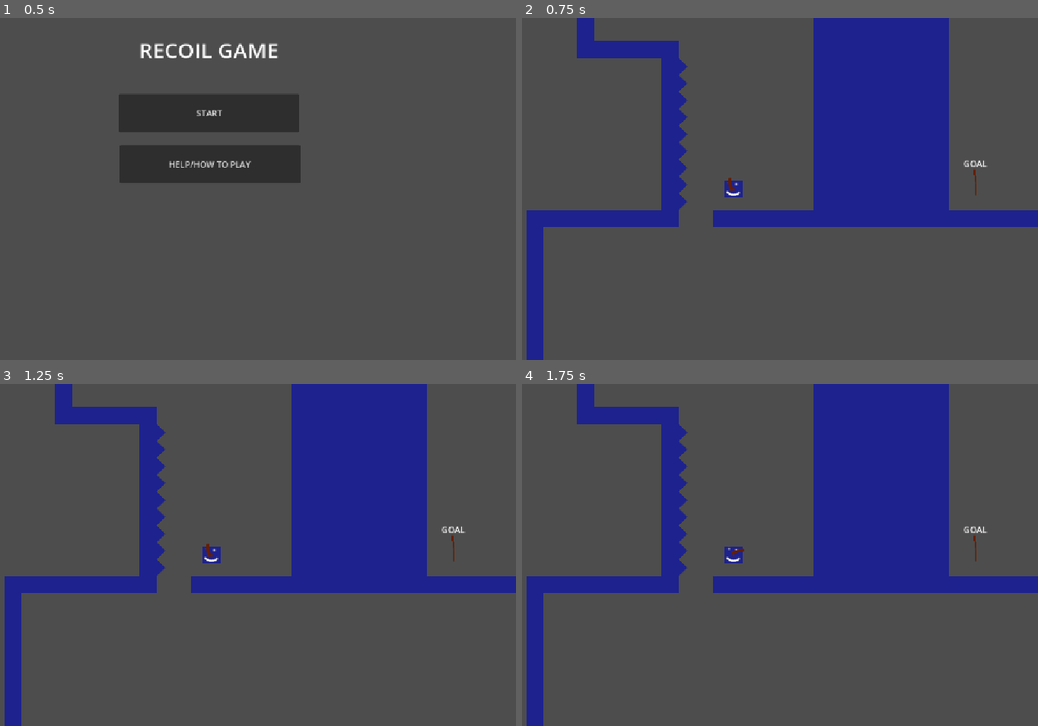
Above: before the commit, frames 1-4 (two rows, left to right).
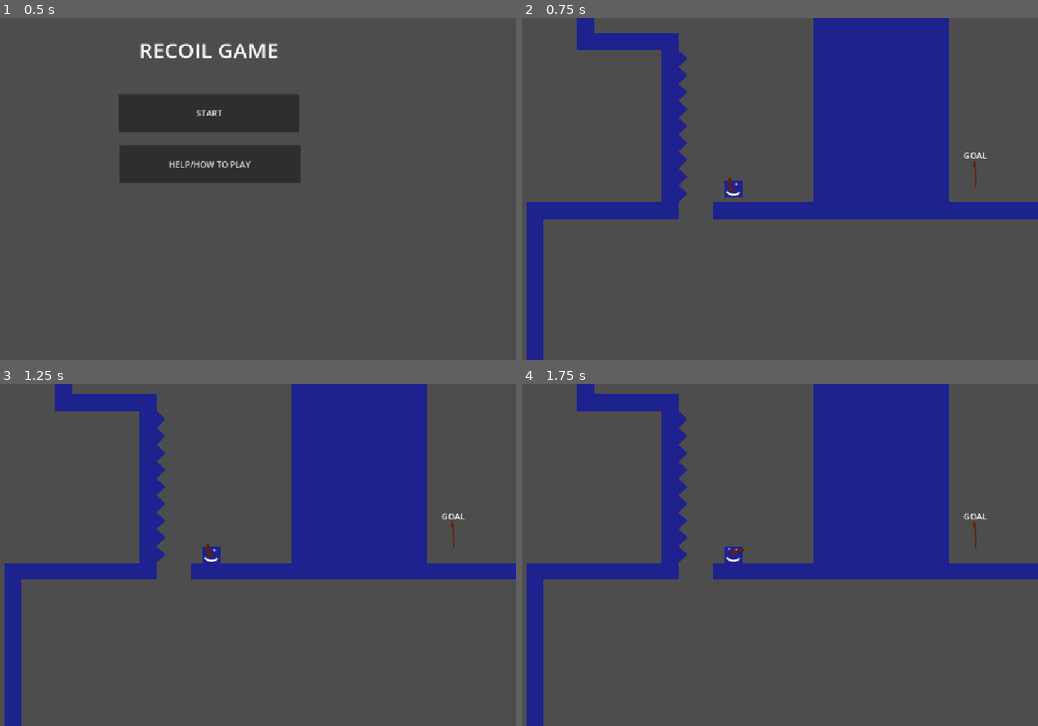
Above: after the commit, the same moments.

Repository: ejoit/Shooter-Game
Game: Godot game, scene res://Scenes/tile_screen.tscn
The game is run twice, just before and just after one commit, with the same random seed, the same clock (stepped at 60 frames per second) and the same inputs.
Inputs (mouse positions are in pixels of both pictures, inside the frame that each line leads up to):
- Up to frame 1 (0.5 s): no input
- Up to frame 2 (0.75 s): click "START" at 0.5 s
- Up to frame 3 (1.25 s): no input
- Up to frame 4 (1.75 s): tap Enter (ui_accept) at 1.25, 1.52 s; move the mouse to (867, 537) at 1.27 s; hold Right (ui_right) from 1.28 s (still down); click (867, 537) at 1.35 s

Frame 1 is identical in both runs. In frame 2, 4.8% of the frame differs, in the area x 0-100%, y 4-62%; in frame 3, 7.6%, in the area x 0-100%, y 2-62%; in frame 4, 7.6%.
Error before the commit: Invalid call. Nonexistent function 'enter' in base 'Nil'. (res://Player/Scripts/state_machine.gd:19)

Commit message:
i think this shit works
im losing my will to live with these fucking state machines

Diff:
--- a/Player/Scripts/state.gd
+++ b/Player/Scripts/state.gd
@@ -1,5 +1,6 @@
+class_name State
 extends  Node
-class_name State
+
 
 var GRAVITY = 1000
 @export
@@ -7,10 +8,10 @@
 
 var parent: Player
 
-func enter():
-	return null
+func enter() -> void:
+	pass
 
-func exit():
+func exit()-> void:
 	pass
 
 func process_input(event: InputEvent)  -> State:
--- a/Player/Scripts/idle.gd
+++ b/Scenes/Player States/idle.gd
@@ -1,4 +1,8 @@
 extends State
+
+
+# Called when the node enters the scene tree for the first time.
+
 
 # @expor var name_state: state
 #above is where i will add staets transition to
@@ -8,7 +12,7 @@
 func enter() -> void:
 	super() # got no clue what this dose tutorial said somthing bout animation later on
 	#will leave in that for that reason
-	parent.velcoity.x = 0
+	parent.velocity.x = 0
 	print("idle and probs work")
 
 func process_input(event:InputEvent) -> State:
--- a/Scenes/player.tscn
+++ b/Scenes/player.tscn
@@ -6,7 +6,7 @@
 [ext_resource type="Script" uid="uid://co6ub37ujgp7h" path="res://Scripts/camera_2d.gd" id="3_vgqql"]
 [ext_resource type="AudioStream" uid="uid://u8e06n0l7dgt" path="res://beta Throwaway stuuf/Shoot6.wav" id="5_fkybt"]
 [ext_resource type="Script" uid="uid://dwgdvtddx81b3" path="res://Player/Scripts/state_machine.gd" id="6_3smsa"]
-[ext_resource type="Script" uid="uid://cds6yh45xlwdf" path="res://Player/Scripts/idle.gd" id="7_3smsa"]
+[ext_resource type="Script" uid="uid://bcbi2g4y4c02m" path="res://Scenes/Player States/idle.gd" id="7_3smsa"]
 
 [sub_resource type="RectangleShape2D" id="RectangleShape2D_vgqql"]
 size = Vector2(30, 30)
@@ -86,8 +86,9 @@
 [node name="CoolDown" type="Timer" parent="Timers" unique_id=1074912986]
 wait_time = 0.2
 
-[node name="StateMachine" type="Node" parent="." unique_id=225548279]
+[node name="StateMachine" type="Node" parent="." unique_id=225548279 node_paths=PackedStringArray("starting_state")]
 script = ExtResource("6_3smsa")
+starting_state = NodePath("idle")
 metadata/_custom_type_script = "uid://dwgdvtddx81b3"
 
 [node name="idle" type="Node" parent="StateMachine" unique_id=636971558]
Not shown, removed: Player/Scripts/idle.gd.uid
Not shown, added: Scenes/Player States/idle.gd.uid
